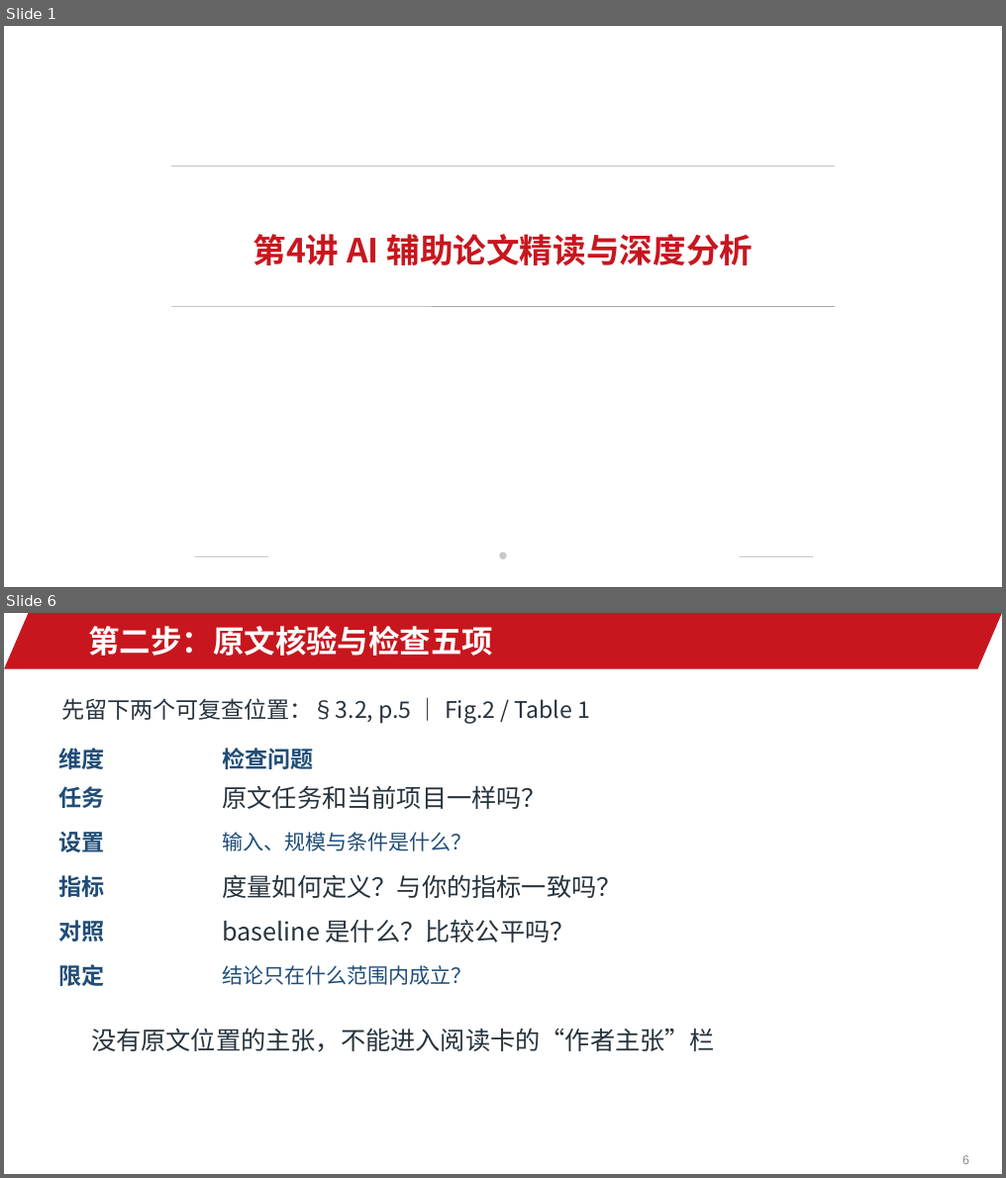
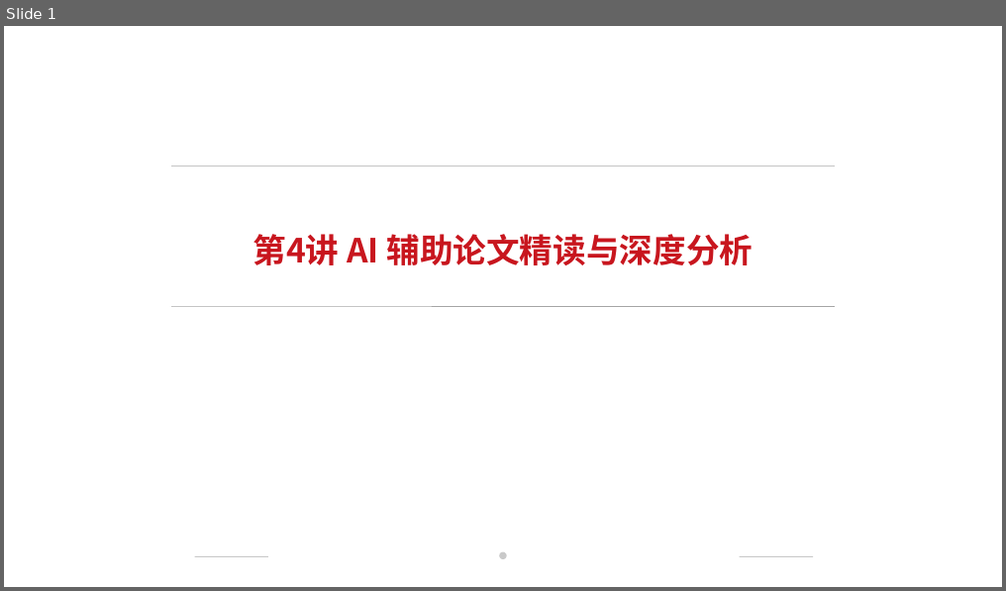
Before and after one commit to jinyh/ai4research, a slide deck: lessons/lesson-04/slides.pptx. Shown one above the other, each under a label of ours: slides 1 and 6 before the commit, slide 1 after it; the slides between them are not shown. The pictures are 1006x1178 and 1006x591 pixels, drawn with LibreOffice and Linux fonts; fonts in the diff are those of the drawing; background and template pictures are left out. Boxes give left, top, right and bottom in pixels: in the first picture for what was removed or moved away, otherwise in the second. Text is boxed around its words. In the diff, an @@ line names an element or a change of style, - is before the commit and + after.

```diff
--- a/lessons/lesson-04/slides.pptx
+++ b/lessons/lesson-04/slides.pptx
@@ slide 6 removed at [4, 613, 1002, 1174], background #FFFFFF @@
@@ parallelogram removed at [4, 613, 1002, 669] @@
@@ text removed at [88, 626, 493, 656] @@
-第二步：原文核验与检查五项
@@ text removed at [61, 698, 590, 724] @@
-先留下两个可复查位置：§3.2, p.5 ｜ Fig.2 / Table 1
@@ text removed at [58, 748, 104, 769] @@
-维度
@@ text removed at [222, 748, 313, 769] @@
-检查问题
@@ text removed at [58, 786, 104, 808] @@
-任务
@@ text removed at [222, 785, 547, 809] @@
-原文任务和当前项目一样吗？
@@ text removed at [58, 832, 104, 853] @@
-设置
@@ text removed at [222, 832, 471, 852] @@
-输入、规模与条件是什么？
@@ text removed at [58, 875, 104, 897] @@
-指标
@@ text removed at [222, 874, 621, 898] @@
-度量如何定义？与你的指标一致吗？
@@ text removed at [58, 920, 104, 942] @@
-对照
@@ text removed at [222, 920, 575, 943] @@
-baseline 是什么？比较公平吗？
@@ text removed at [58, 964, 104, 986] @@
-限定
@@ text removed at [222, 965, 471, 985] @@
-结论只在什么范围内成立？
@@ text removed at [91, 1028, 715, 1053] @@
-没有原文位置的主张，不能进入阅读卡的“作者主张”栏
@@ page number removed at [962, 1156, 969, 1164] @@
-6
```
Also in this commit, not shown: 31 slides added, 16 other slides removed, 29 other files.
